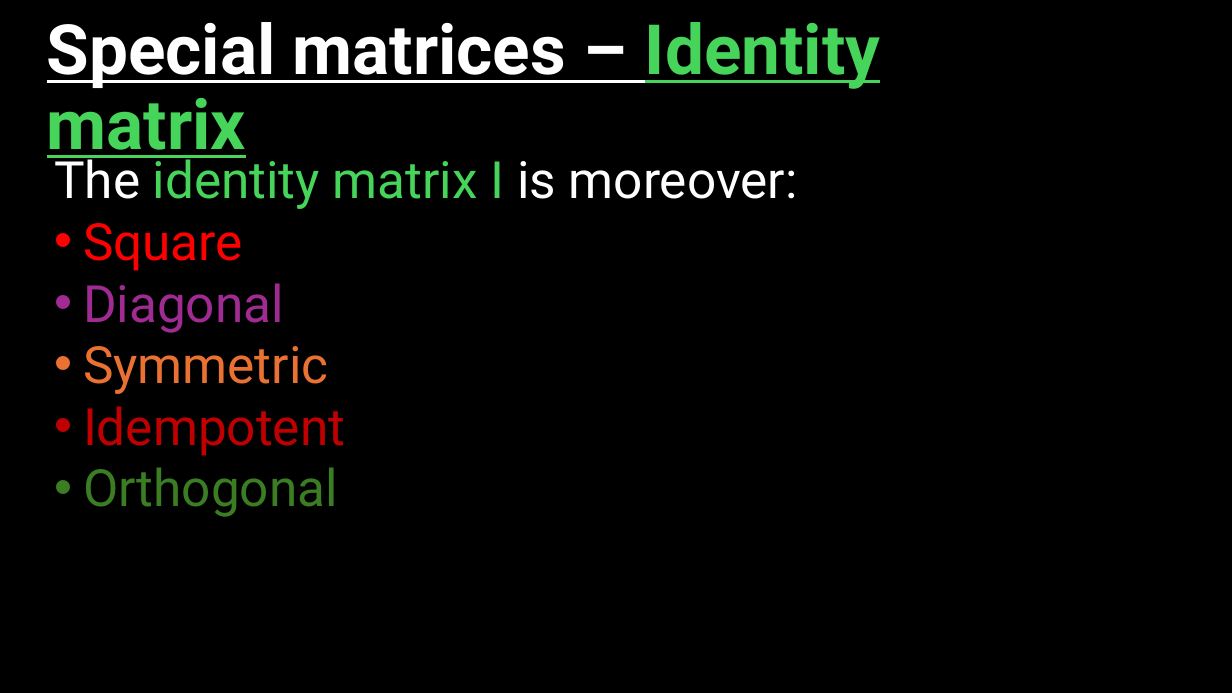
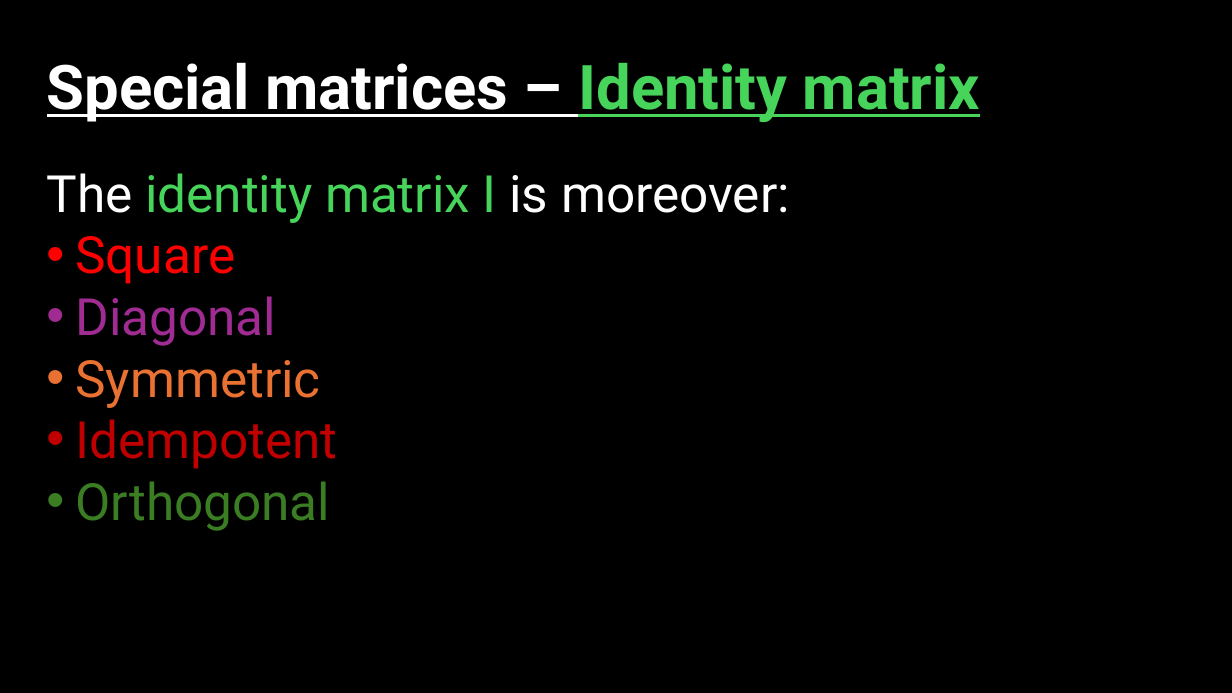
Before and after one commit to medemaka/hurlesmathsexplainedbadly, a slide deck: slide 21 of linear-algebra/mtd&smv/MTD&SMV.pptx. Drawn at 1232x693 pixels with LibreOffice and Linux fonts; fonts in the diff are those of the drawing. Boxes give left, top, right and bottom in pixels: in the first picture for what was removed or moved away, otherwise in the second. Text is boxed around its words. In the diff, an @@ line names an element or a change of style, - is before the commit and + after.

```diff
--- a/linear-algebra/mtd&smv/MTD&SMV.pptx
+++ b/linear-algebra/mtd&smv/MTD&SMV.pptx
@@ title "Special matrices – Identity matrix" at box(47, 62, 980, 122): size 54 to 48 pt @@
@@ text "The identity matrix I is ..." rewrapped from box(54, 155, 798, 517) to box(46, 173, 790, 531) @@
```
Also in this commit, not shown: 1 other slide changed.
